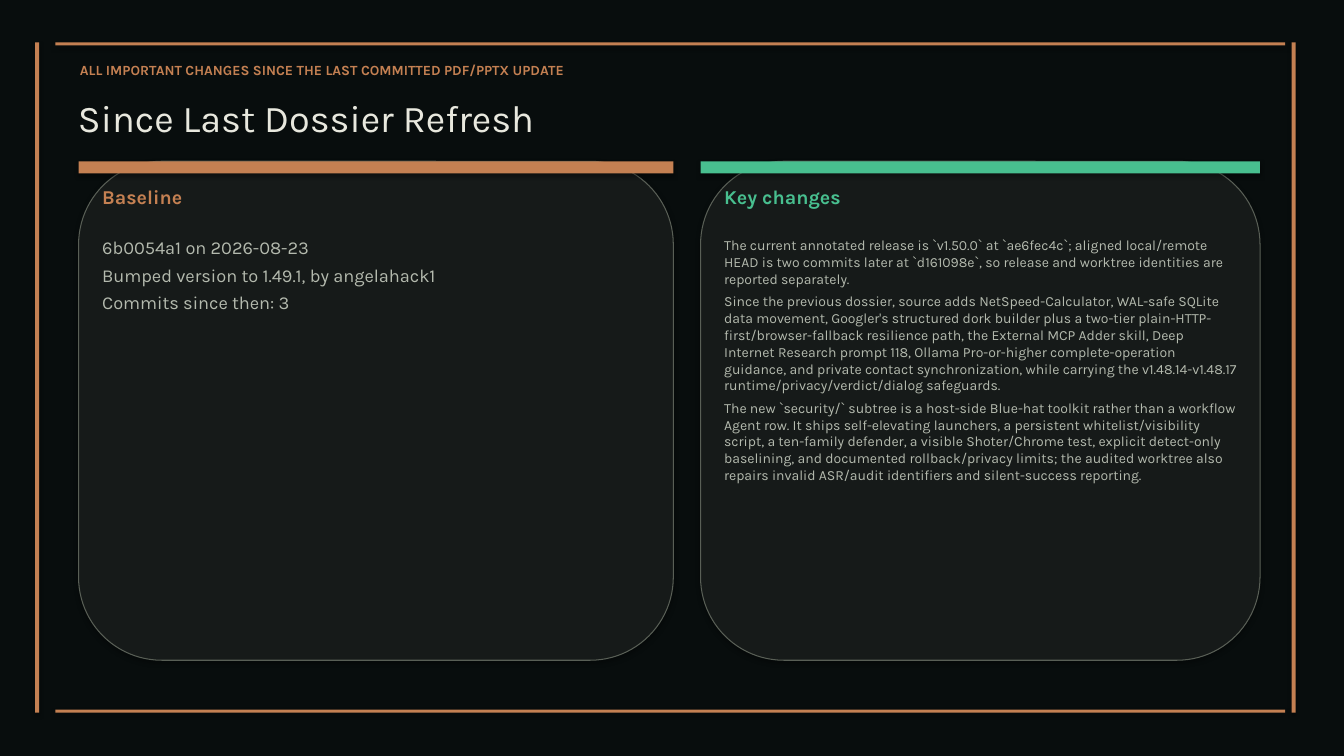
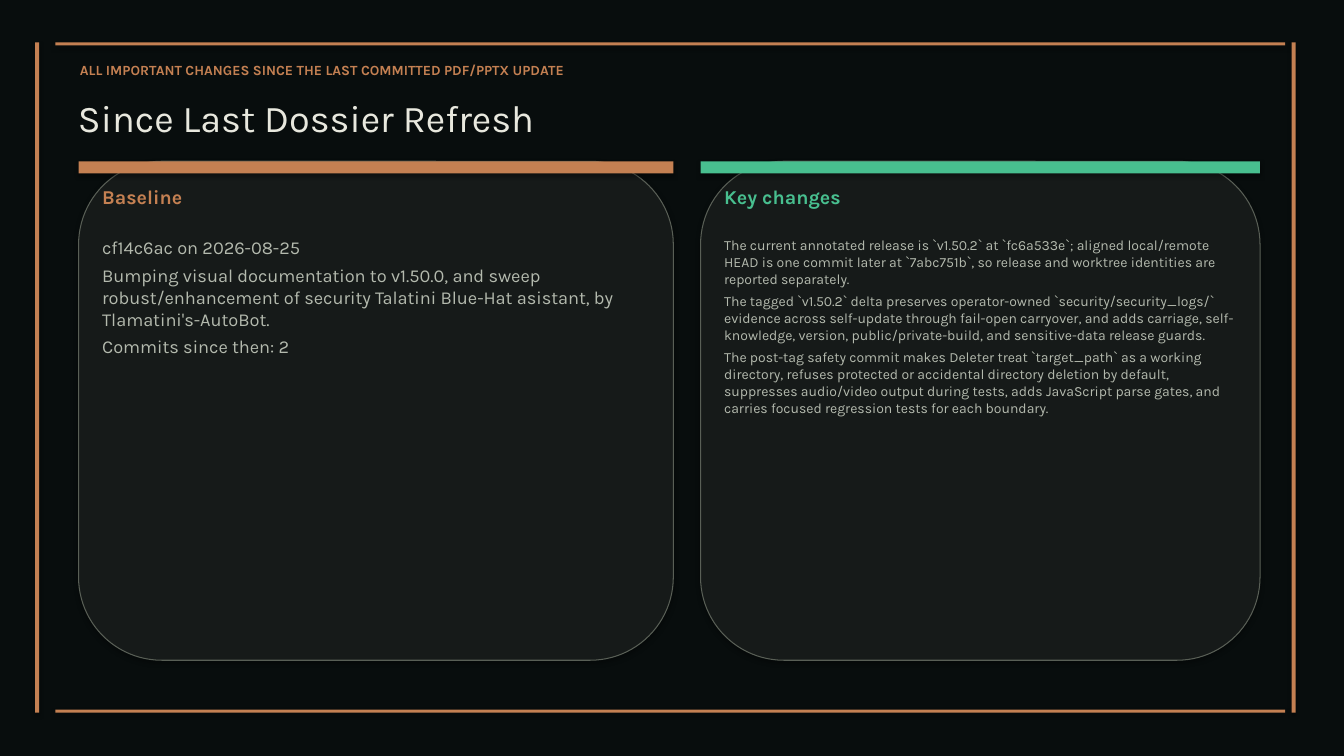
Before and after one commit to XAIHT/Tlamatini, a slide deck: slide 119 of Tlamatini_eXtended_Artificial_Intelligence_Humanly_Tempered.pptx. Drawn at 1344x756 pixels with LibreOffice and Linux fonts; fonts in the diff are those of the drawing. Boxes give left, top, right and bottom in pixels: in the first picture for what was removed or moved away, otherwise in the second. Text is boxed around its words. In the diff, an @@ line names an element or a change of style, - is before the commit and + after.

Commit message:
Updating visual documentation, bby angelahack1

```diff
--- a/Tlamatini_eXtended_Artificial_Intelligence_Humanly_Tempered.pptx
+++ b/Tlamatini_eXtended_Artificial_Intelligence_Humanly_Tempered.pptx
@@ text at (x1=724, y1=239, x2=1233, y2=417): text changed @@
-The current annotated release is `v1.50.0` at `ae6fec4c`; aligned local/remote HEAD is two commits later at `d161098e`, so release and worktree identities are reported separately.
-Since the previous dossier, source adds NetSpeed-Calculator, WAL-safe SQLite data movement, Googler's structured dork builder plus a two-tier plain-HTTP-first/browser-fallback resilience path, the External MCP Adder skill, Deep Internet Research prompt 118, Ollama Pro-or-higher complete-operation guidance, and private contact synchronization, while carrying the v1.48.14-v1.48.17 runtime/privacy/verdict/dialog safeguards.
-The new `security/` subtree is a host-side Blue-hat toolkit rather than a workflow Agent row. It ships self-elevating launchers, a persistent whitelist/visibility script, a ten-family defender, a visible Shoter/Chrome test, explicit detect-only baselining, and documented rollback/privacy limits; the audited worktree also repairs invalid ASR/audit identifiers and silent-success reporting.
+The current annotated release is `v1.50.2` at `fc6a533e`; aligned local/remote HEAD is one commit later at `7abc751b`, so release and worktree identities are reported separately.
+The tagged `v1.50.2` delta preserves operator-owned `security/security_logs/` evidence across self-update through fail-open carryover, and adds carriage, self-knowledge, version, public/private-build, and sensitive-data release guards.
+The post-tag safety commit makes Deleter treat `target_path` as a working directory, refuses protected or accidental directory deletion by default, suppresses audio/video output during tests, adds JavaScript parse gates, and carries focused regression tests for each boundary.
@@ text at (x1=102, y1=241, x2=613, y2=353): text changed @@
-6b0054a1 on 2026-08-23
-Bumped version to 1.49.1, by angelahack1
-Commits since then: 3
+cf14c6ac on 2026-08-25
+Bumping visual documentation to v1.50.0, and sweep robust/enhancement of security Talatini Blue-Hat asistant, by Tlamatini's-AutoBot.
+Commits since then: 2
```
Also in this commit, not shown: 57 other slides changed, 6 other files.
